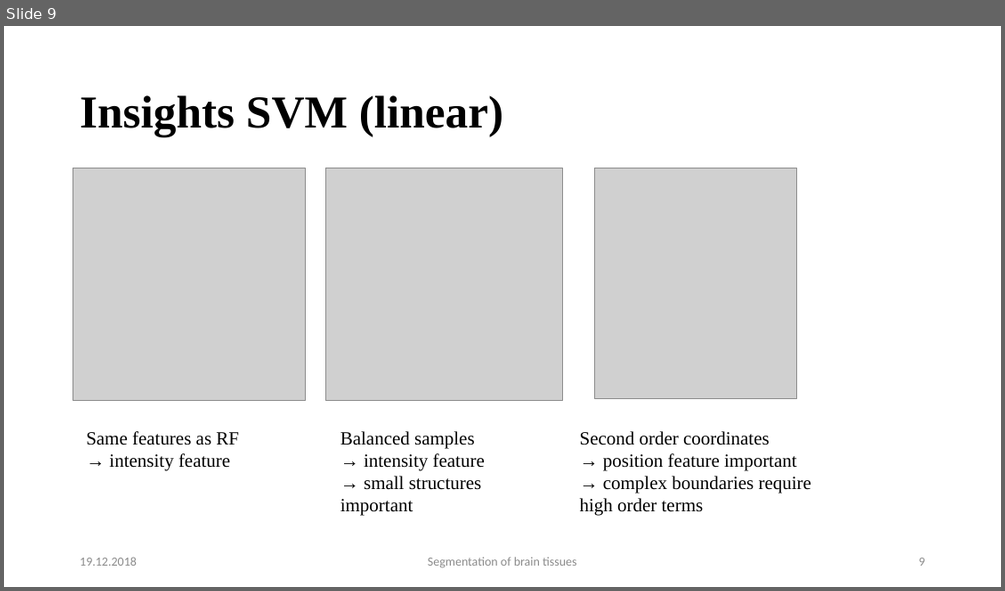
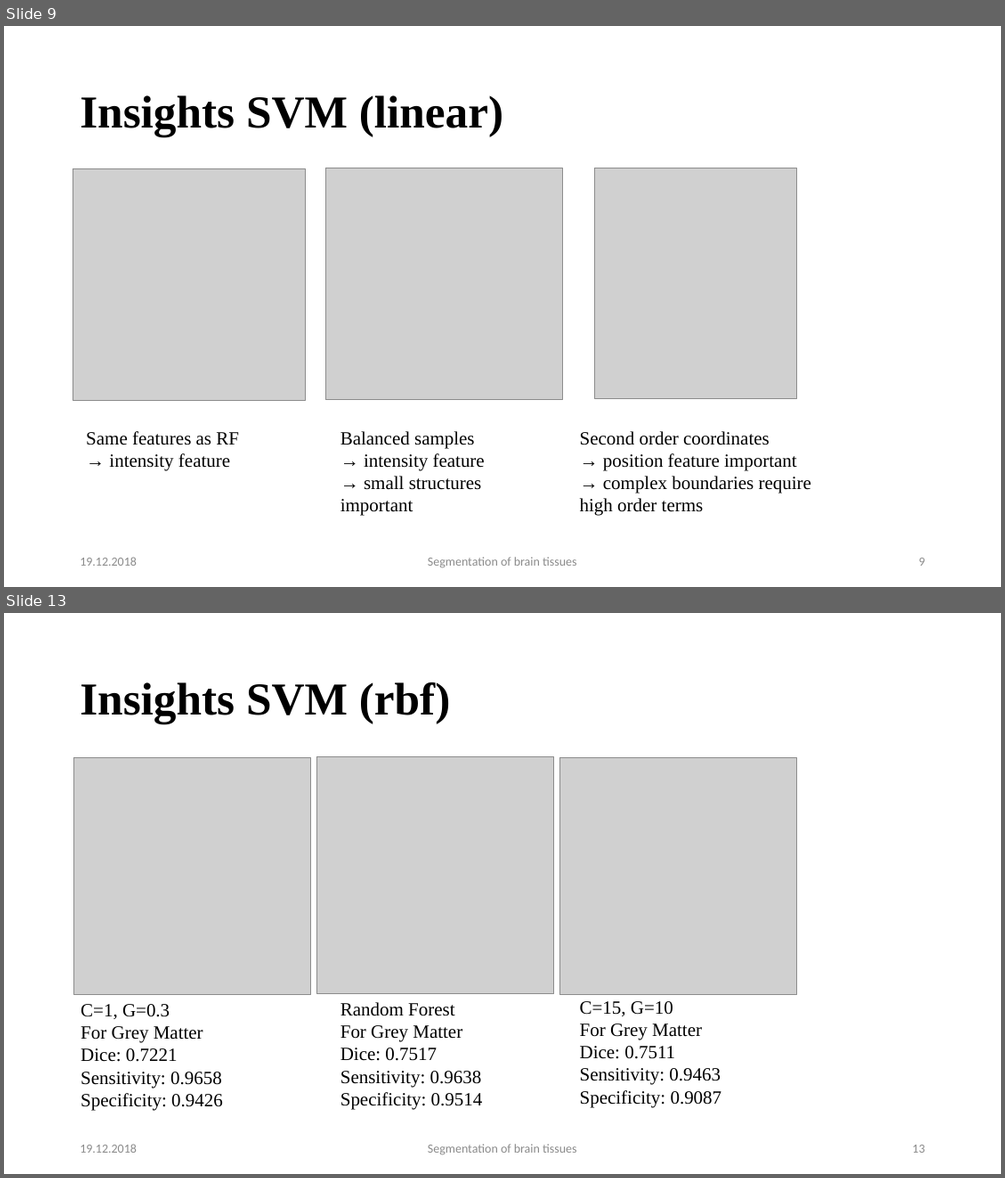
Before and after one commit to mhayoz/MIALab, a slide deck: Final Mialab.pptx. Shown one above the other, each under a label of ours: slide 9 before the commit, slides 9 and 13 after it; the slides between them are not shown. The pictures are 1005x591 and 1005x1178 pixels, drawn with LibreOffice and Linux fonts; fonts in the diff are those of the drawing; grey boxes stand for pictures; background and template pictures are left out. Boxes give left, top, right and bottom in pixels: in the first picture for what was removed or moved away, otherwise in the second. Text is boxed around its words. In the diff, an @@ line names an element or a change of style, - is before the commit and + after.

```diff
--- a/Final Mialab.pptx
+++ b/Final Mialab.pptx
@@ slide 13 added at (x1=4, y1=613, x2=1001, y2=1174), background #FFFFFF @@
@@ text added at (x1=80, y1=682, x2=451, y2=724), 44 pt, text #000000, bold @@
+Insights SVM (rbf)
@@ picture added at (x1=73, y1=757, x2=310, y2=995) @@
@@ picture added at (x1=316, y1=756, x2=554, y2=994) @@
@@ picture added at (x1=559, y1=757, x2=797, y2=995) @@
@@ text added at (x1=81, y1=1004, x2=223, y2=1111), 18 pt, text #000000 @@
+C=1, G=0.3
+For Grey Matter
+Dice: 0.7221
+Sensitivity: 0.9658
+Specificity: 0.9426
@@ text added at (x1=340, y1=1002, x2=483, y2=1110), 18 pt, text #000000 @@
+Random Forest
+For Grey Matter
+Dice: 0.7517
+Sensitivity: 0.9638
+Specificity: 0.9514
@@ text added at (x1=580, y1=1001, x2=722, y2=1107), 18 pt, text #000000 @@
+C=15, G=10
+For Grey Matter
+Dice: 0.7511
+Sensitivity: 0.9463
+Specificity: 0.9087
@@ text added at (x1=80, y1=1143, x2=137, y2=1152), 12 pt, text #8B8B8B @@
+19.12.2018
@@ text added at (x1=428, y1=1143, x2=576, y2=1155), 12 pt, text #8B8B8B @@
+Segmentation of brain tissues
@@ page number added at (x1=912, y1=1144, x2=924, y2=1152), 12 pt, text #8B8B8B @@
+13
```
Also in this commit, not shown: 4 slides changed, 2 other slides added.
